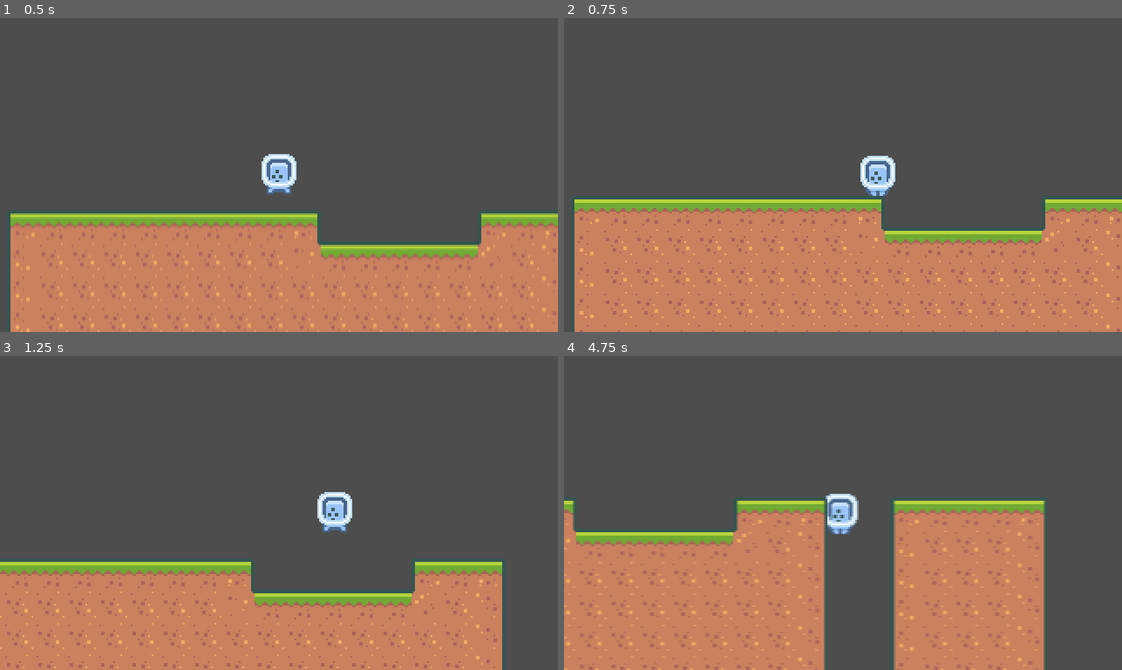
Above: before the commit, frames 1-4 (two rows, left to right).
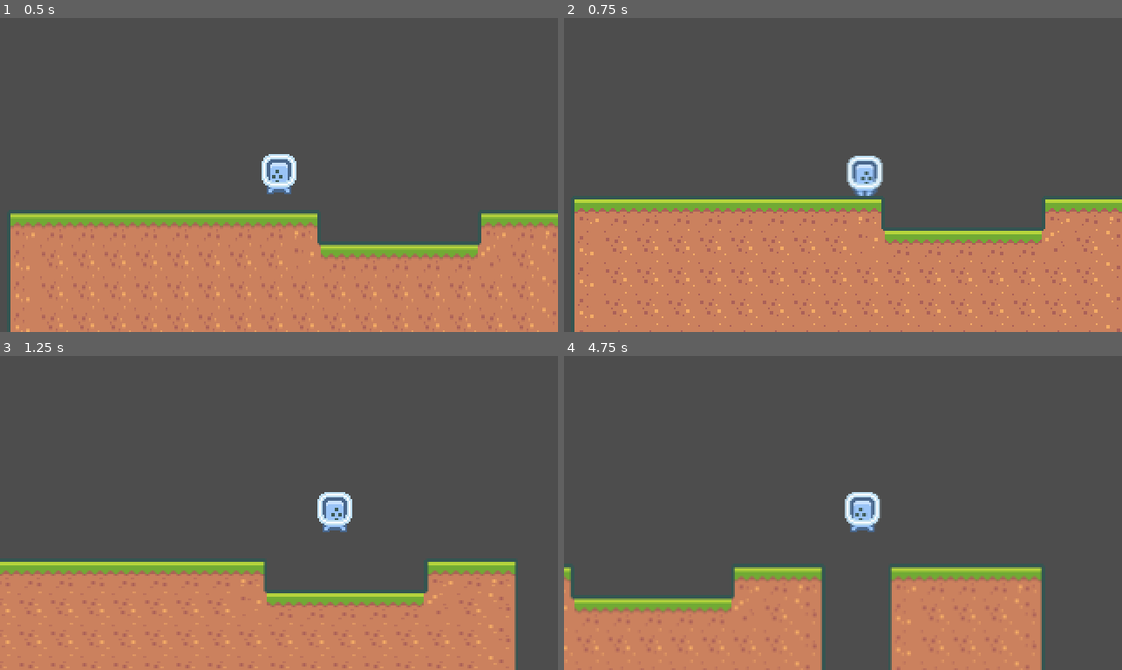
Above: after the commit, the same moments.

Repository: mrnustik/godot_basic_platformer
Game: Godot game, scene res://World.tscn
Two runs of this game, one before a commit and one after it. Both use one fixed random seed, a clock stepped at 60 frames per second and the inputs below.
Inputs:
- Up to frame 1 (0.5 s): no input
- Up to frame 2 (0.75 s): tap Enter (ui_accept) at 0.5 s; hold Right (ui_right) from 0.53 s (still down)
- Up to frame 3 (1.25 s): keep holding Right (ui_right); tap Enter (ui_accept) at 0.77 s
- Up to frame 4 (4.75 s): tap Enter (ui_accept) at 1.52, 3.02, 3.77, 4.52 s; release Right (ui_right) at 2.03 s; hold Left (ui_left) 2.03-2.78 s; hold Right (ui_right) 2.78-4.28 s; hold Left (ui_left) from 4.28 s (still down)

Frame 1 is identical in both runs. In frame 2, 0.9% of the frame differs, in the area x 50-60%, y 43-57%; in frame 3, 4.8%; in frame 4, 23%, in the area x 0-87%, y 43-100%.

Commit message:
Refactor player control script

Diff:
--- a/src/Player.gd
+++ b/src/Player.gd
@@ -11,28 +11,35 @@
 
 
 func _physics_process(delta):
-	# Add the gravity.
-	if not is_on_floor():
-		velocity.y += gravity * delta
+	apply_gravity(delta)
 
-	# Handle Jump.
 	if Input.is_action_just_pressed("ui_accept") and is_on_floor():
 		velocity.y = JUMP_VELOCITY
 
-	# Get the input direction and handle the movement/deceleration.
-	# As good practice, you should replace UI actions with custom gameplay actions.
 	var direction = Input.get_axis("ui_left", "ui_right")
 	if direction:
-		velocity.x = direction * SPEED
+		apply_acceleration(direction)
 	else:
-		velocity.x = move_toward(velocity.x, 0, SPEED)
+		apply_friction()
+
+	print("Velocity.x= %d " % velocity.x)
 
 	if velocity.x != 0:
 		animationSprite.play("Run")
+		animationSprite.flip_h = velocity.x > 0
 	elif velocity.y != 0:
 		animationSprite.play("Jump")
 	else:
 		animationSprite.play("Idle")
 
+	move_and_slide()
 
-	move_and_slide()
+func apply_acceleration(direction: float):
+	velocity.x = move_toward(velocity.x, direction * SPEED, 10)
+
+func apply_friction():
+	velocity.x = move_toward(velocity.x, 0, 10)
+
+func apply_gravity(delta):
+	if not is_on_floor():
+		velocity.y += gravity * delta
